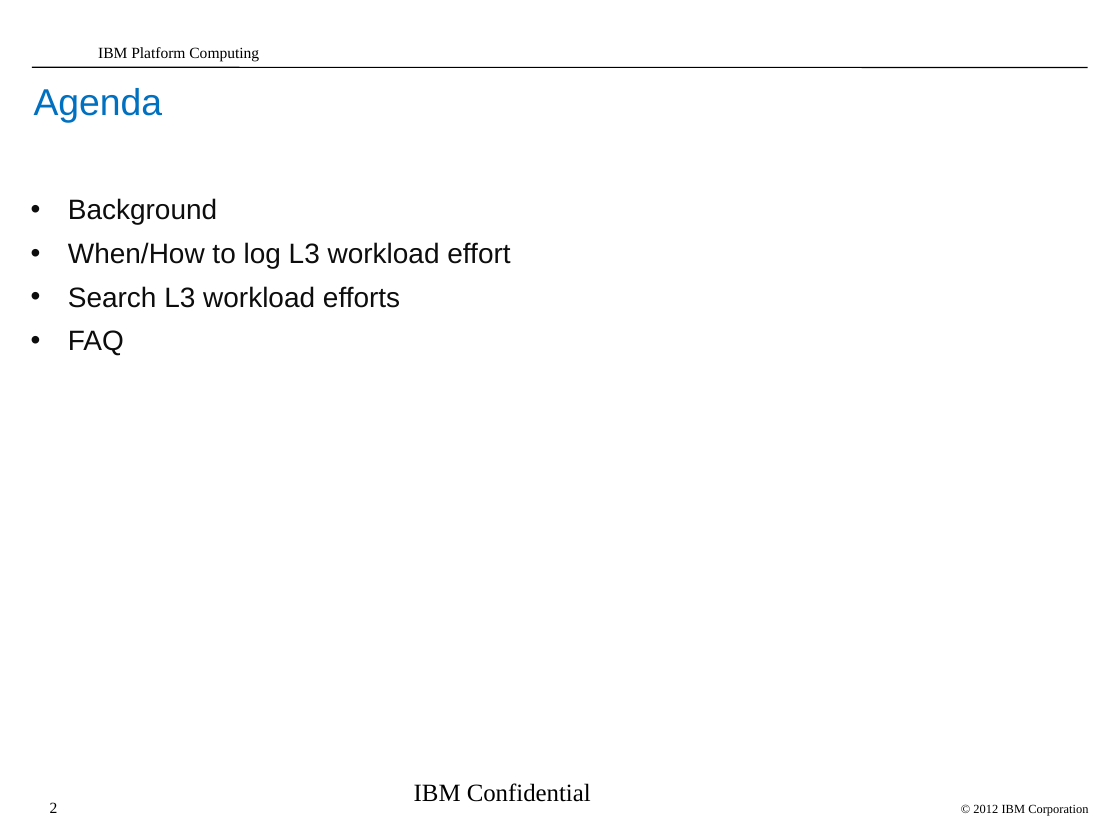
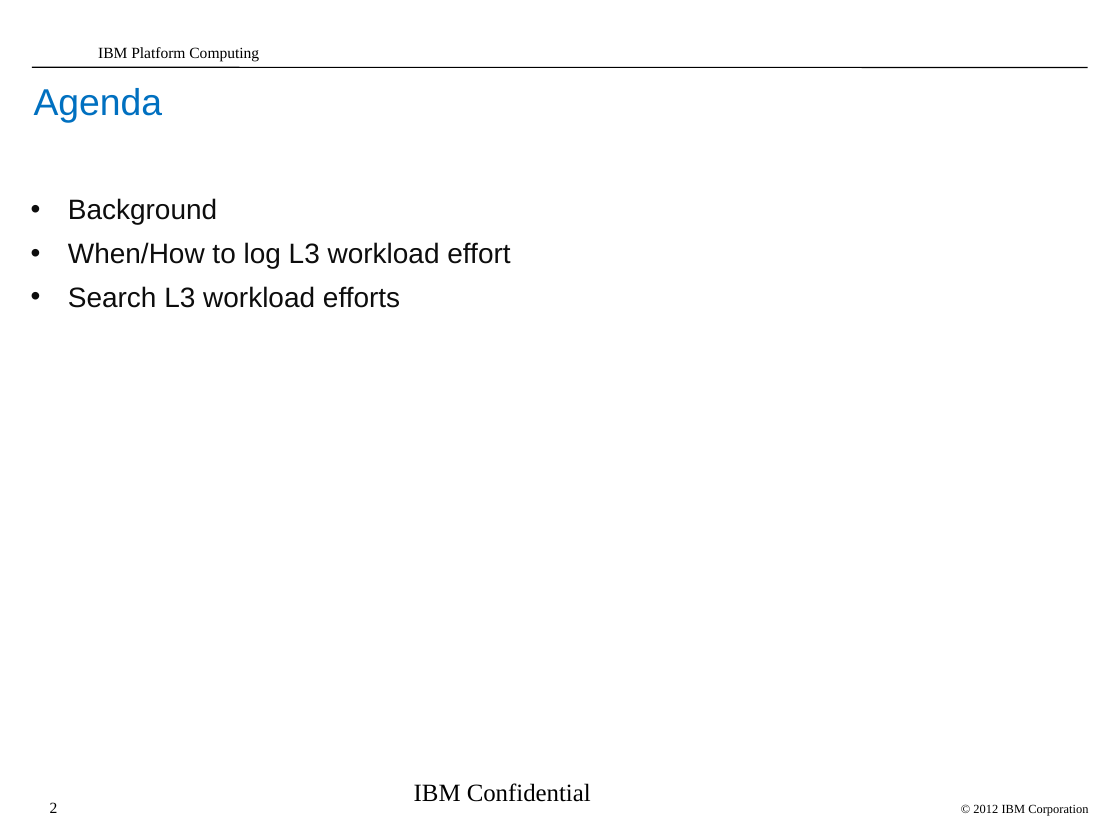
Before and after one commit to dma1982/algo, a slide deck: slide 2 of process/L3_workload_tracing_system_tutorial.ppt. Drawn at 1120x840 pixels with LibreOffice and Linux fonts; fonts in the diff are those of the drawing; background and template pictures are left out. Boxes give left, top, right and bottom in pixels: in the first picture for what was removed or moved away, otherwise in the second. Text is boxed around its words. In the diff, an @@ line names an element or a change of style, - is before the commit and + after.

```diff
--- a/process/L3_workload_tracing_system_tutorial.ppt
+++ b/process/L3_workload_tracing_system_tutorial.ppt
@@ text at [68,330,124,355]: paragraph removed @@
-• FAQ
```
Also in this commit, not shown: 2 other slides changed, 2 slides added, 2 slides removed.
